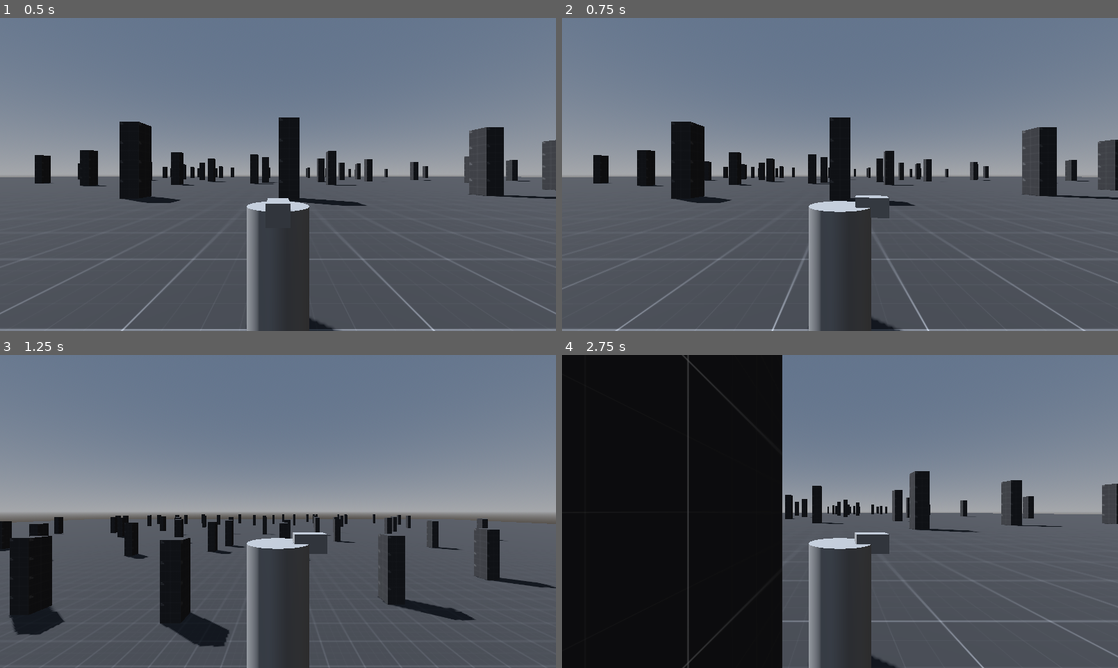
Above: before the commit, frames 1-4 (two rows, left to right).
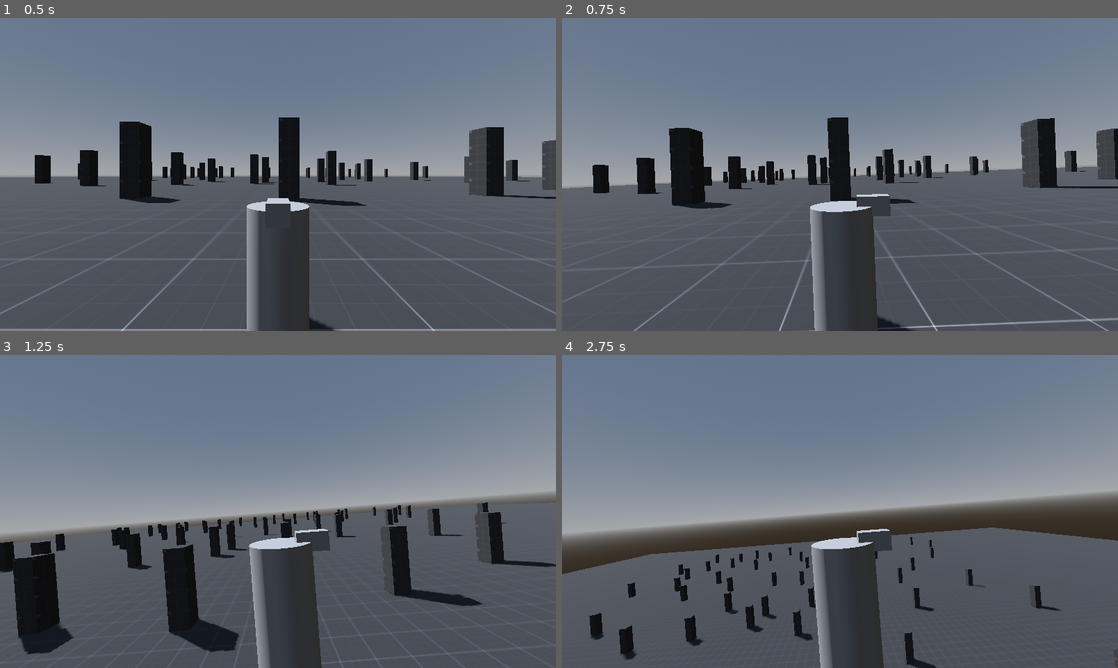
Above: after the commit, the same moments.

Repository: elecarno/ac-inspired
Game: Godot game, scene res://world.tscn
The game is run twice, just before and just after one commit, with the same random seed, the same clock (stepped at 60 frames per second) and the same inputs.
Inputs (mouse positions are in pixels of both pictures, inside the frame that each line leads up to):
- Up to frame 1 (0.5 s): no input
- Up to frame 2 (0.75 s): move the mouse to (962, 158) at 0.52 s; hold D (move_right) from 0.53 s (still down); hold Tab (move_mode, bound only after the commit) from 0.53 s (still down)
- Up to frame 3 (1.25 s): keep holding D (move_right); keep holding Tab (move_mode, bound only after the commit); tap Space (move_jump) at 0.77, 0.8, 1.07 s
- Up to frame 4 (2.75 s): move the mouse to (728, 527) at 1.27 s; release D (move_right) at 1.28 s; release Tab (move_mode, bound only after the commit) at 1.28 s; hold S (move_backward) 1.28-2.03 s; tap Space (move_jump) at 1.35, 1.52, 1.82, 2.3 s; tap Tab (move_mode, bound only after the commit) at 1.55 s; move the mouse to (895, 442) at 2.02 s; press the mouse at (895, 442) at 2.03 s; hold D (move_right) from 2.03 s (still down)

Frame 1 is identical in both runs. In frame 2, 6.5% of the frame differs, in the area x 0-100%, y 31-100%; in frame 3, 12%; in frame 4, 48%, in the area x 0-100%, y 0-100%.

Commit message:
player: movement modes and camera tilting

Diff:
--- a/project.godot
+++ b/project.godot
@@ -49,6 +49,11 @@
 "events": [Object(InputEventKey,"resource_local_to_scene":false,"resource_name":"","device":-1,"window_id":0,"alt_press …(191 unchanged characters)…
 ]
 }
+move_mode={
+"deadzone": 0.2,
+"events": [Object(InputEventKey,"resource_local_to_scene":false,"resource_name":"","device":-1,"window_id":0,"alt_pressed":false,"shift_pressed":false,"ctrl_pressed":false,"meta_pressed":false,"pressed":false,"keycode":0,"physical_keycode":4194306,"key_label":0,"unicode":0,"location":0,"echo":false,"script":null)
+]
+}
 option_quit={
 "deadzone": 0.2,
 "events": [Object(InputEventKey,"resource_local_to_scene":false,"resource_name":"","device":-1,"window_id":0,"alt_press …(195 unchanged characters)…
--- a/scripts/player.gd
+++ b/scripts/player.gd
@@ -3,22 +3,28 @@
 # EXPORTS ----------------------------------------------------------------------
 @export_group("Camera")
 @export_range(0.0, 1.0) var mouse_sensitivity: float = 0.25
+@export var max_tilt: float = 5.0
+@export var tilt_speed: float = 3.0
 
 @export_group("Movement")
-@export var move_speed: float = 25.0
+@export var walk_speed: float = 8.0
+@export var slide_speed: float = 25.0
 @export var acceleration: float = 50.0
 @export var rotation_speed: float = 12.0
 @export var jump_impulse: float = 25.0
+@export var flight_impulse: float = 25.0
 @export var gravity: float = -30.0
 
 # VARIABLES --------------------------------------------------------------------
 var cam_input_direction: Vector2 = Vector2.ZERO
 var last_movement_direction: Vector3 = Vector3.BACK
+var is_sliding_mode: bool = false
 
 # REFERENCES -------------------------------------------------------------------
 @onready var cam_pivot: Node3D = $cam_pivot
 @onready var cam: Camera3D = $cam_pivot/cam_arm/cam
 @onready var mesh: MeshInstance3D = $mesh
+@onready var flight_delay: Timer = $flight_delay
 
 
 # CODE -------------------------------------------------------------------------
@@ -28,6 +34,13 @@
 		Input.mouse_mode = Input.MOUSE_MODE_CAPTURED
 	if event.is_action_pressed("option_quit"):
 		Input.mouse_mode = Input.MOUSE_MODE_VISIBLE
+
+	# movement mode switching
+	if event.is_action_pressed("move_mode"):
+		if is_sliding_mode and velocity.length() < 0.1:
+			is_sliding_mode = false
+		else:
+			is_sliding_mode = true
 
 
 func _unhandled_input(event: InputEvent) -> void:
@@ -41,14 +54,30 @@
 
 
 func _physics_process(delta: float) -> void:
-	# camera rotation
+	# camera rotation ----------------------------------------------------------
 	cam_pivot.rotation.x -= cam_input_direction.y * delta
 	cam_pivot.rotation.x = clamp(cam_pivot.rotation.x, -PI/6.0, PI/3.0)
 	cam_pivot.rotation.y -= cam_input_direction.x * delta
 
 	cam_input_direction = Vector2.ZERO
 
-	# movement
+	# camera tilting in slide mode
+	if is_sliding_mode:
+		if Input.is_action_pressed("move_left"):
+			cam.rotation.z = lerp_angle(
+				cam.rotation.z, deg_to_rad(max_tilt), tilt_speed * delta
+			)
+		elif Input.is_action_pressed("move_right"):
+			cam.rotation.z = lerp_angle(
+				cam.rotation.z, -deg_to_rad(max_tilt), tilt_speed * delta
+			)
+		else:
+			cam.rotation.z = lerp_angle(
+				cam.rotation.z, 0, tilt_speed * delta
+			)
+
+	# movement -----------------------------------------------------------------
+	# capture raw input and create movement direction vector
 	var raw_input: Vector2 = Input.get_vector(
 		"move_left", "move_right", "move_forward", "move_backward"
 	)
@@ -62,8 +91,14 @@
 	move_direction.y = 0.0
 	move_direction = move_direction.normalized()
 
+	# add velocities
 	var y_velocity: float = velocity.y
 	velocity.y = 0.0
+
+	var move_speed: float = 0.0
+	if is_sliding_mode: move_speed = slide_speed
+	else: move_speed = walk_speed
+
 	velocity = velocity.move_toward(
 		move_direction * move_speed,
 		acceleration * delta
@@ -76,8 +111,22 @@
 	)
 	if is_starting_jump:
 		velocity.y += jump_impulse
+		flight_delay.start()
+
+	var is_flying: bool = (
+		Input.is_action_pressed("move_jump") and
+		not is_on_floor() and
+		$flight_delay.is_stopped()
+	)
+	if is_flying:
+		velocity.y = 0.0
+		velocity.y += flight_impulse
 
 	move_and_slide()
+
+	# if player stops moving, turn off sliding mode
+	#if is_sliding_mode and velocity.length() < 0.1:
+		#is_sliding_mode = false
 
 	# rotate mesh to movement direction
 	if move_direction.length() > 0.2:
--- a/world.tscn
+++ b/world.tscn
@@ -2245,3 +2245,7 @@
 [node name="cam" type="Camera3D" parent="player/cam_pivot/cam_arm" unique_id=970756229]
 transform = Transform3D(1, 0, 0, 0, 1, 0, 0, 0, 1, 0, 0, 3.5)
 fov = 80.0
+
+[node name="flight_delay" type="Timer" parent="player" unique_id=1870925902]
+wait_time = 0.5
+one_shot = true
Not shown, added: todo.md
